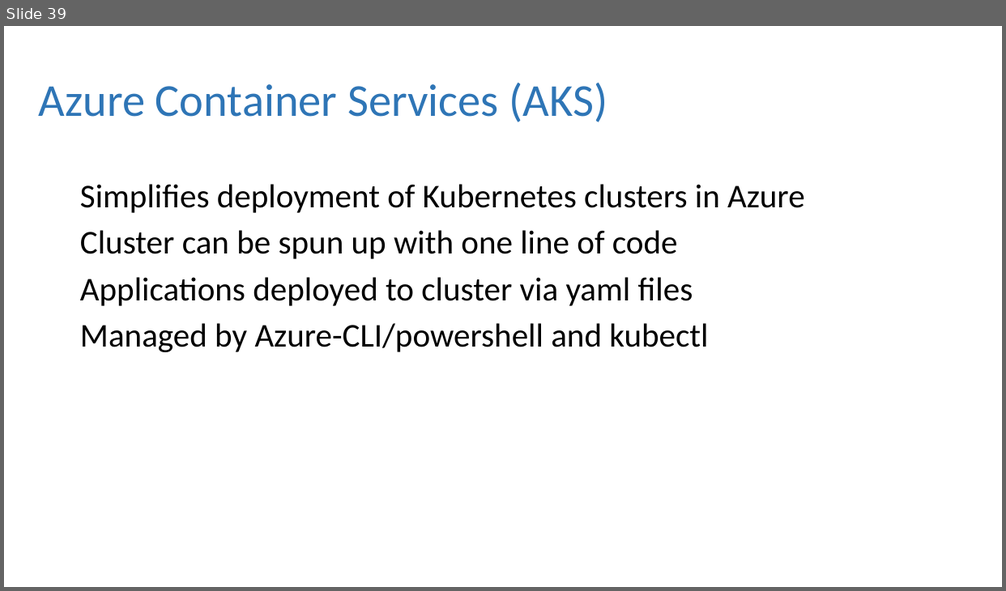
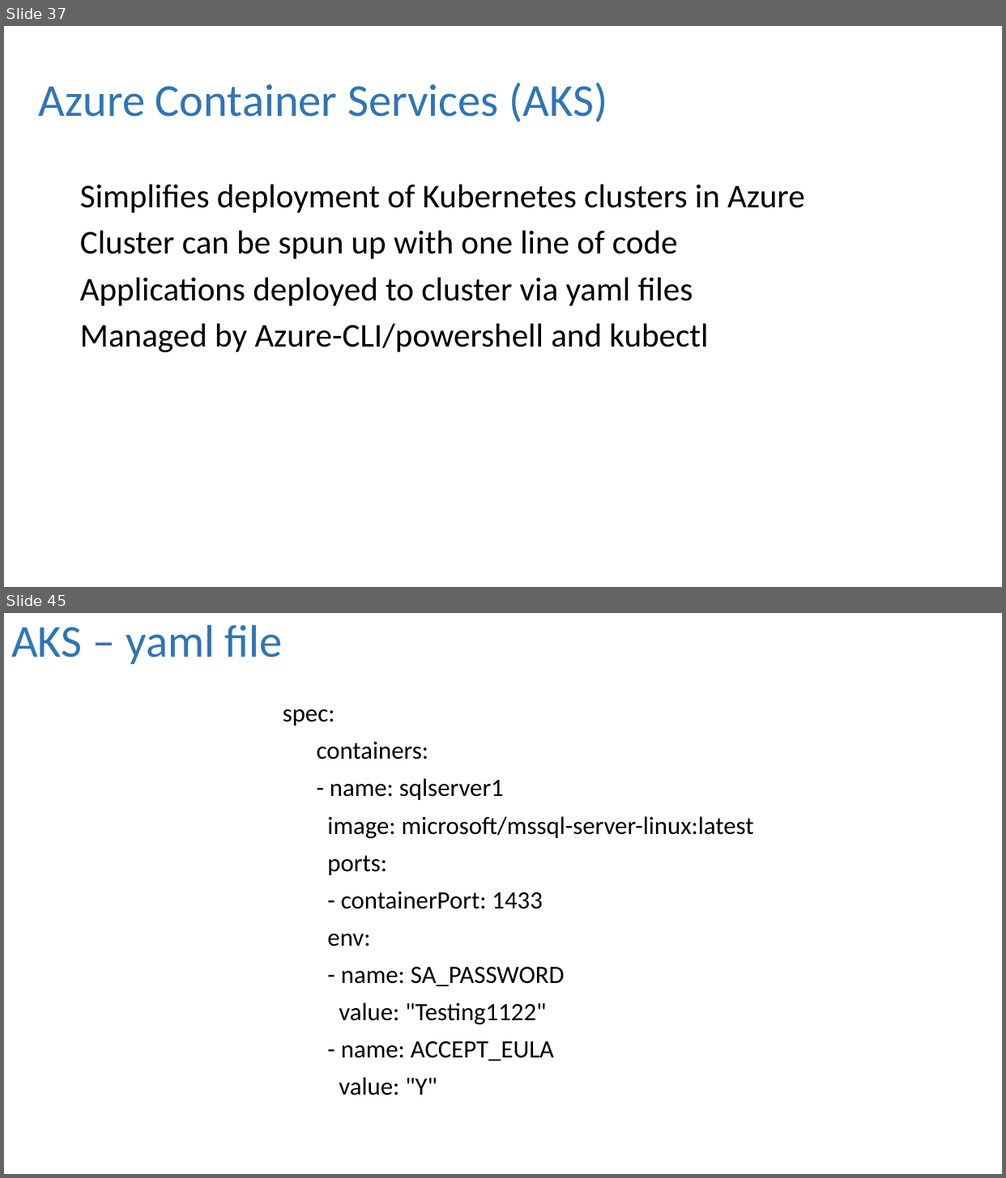
Before and after one commit to dbafromthecold/ContainersInTheCloud, a slide deck: ContainersInTheCloud.pptx. Shown one above the other, each under a label of ours: slide 39 before the commit, slides 37 and 45 after it; the slides between them are not shown. The pictures are 1006x591 and 1006x1178 pixels, drawn with LibreOffice and Linux fonts; fonts in the diff are those of the drawing; background and template pictures are left out. Boxes give left, top, right and bottom in pixels: in the first picture for what was removed or moved away, otherwise in the second. Text is boxed around its words. In the diff, an @@ line names an element or a change of style, - is before the commit and + after.

```diff
--- a/ContainersInTheCloud.pptx
+++ b/ContainersInTheCloud.pptx
@@ slide 45 added at <box>4,613,1002,1174</box>, background picture (left out) @@
@@ title added at <box>11,624,283,664</box>, 44 pt, text #2E75B6 @@
+AKS – yaml file
@@ text added at <box>283,709,754,1096</box>, 24 pt, text #000000 @@
+spec:
+containers:
+- name: sqlserver1
+image: microsoft/mssql-server-linux:latest
+ports:
+- containerPort: 1433
+env:
+- name: SA_PASSWORD
+value: "Testing1122"
+- name: ACCEPT_EULA
+value: "Y"
@@ what was slide 39 is now slide 37 @@
```
Also in this commit, not shown: 3 slides changed, 12 other slides added, 2 slides removed, 3 other files.
